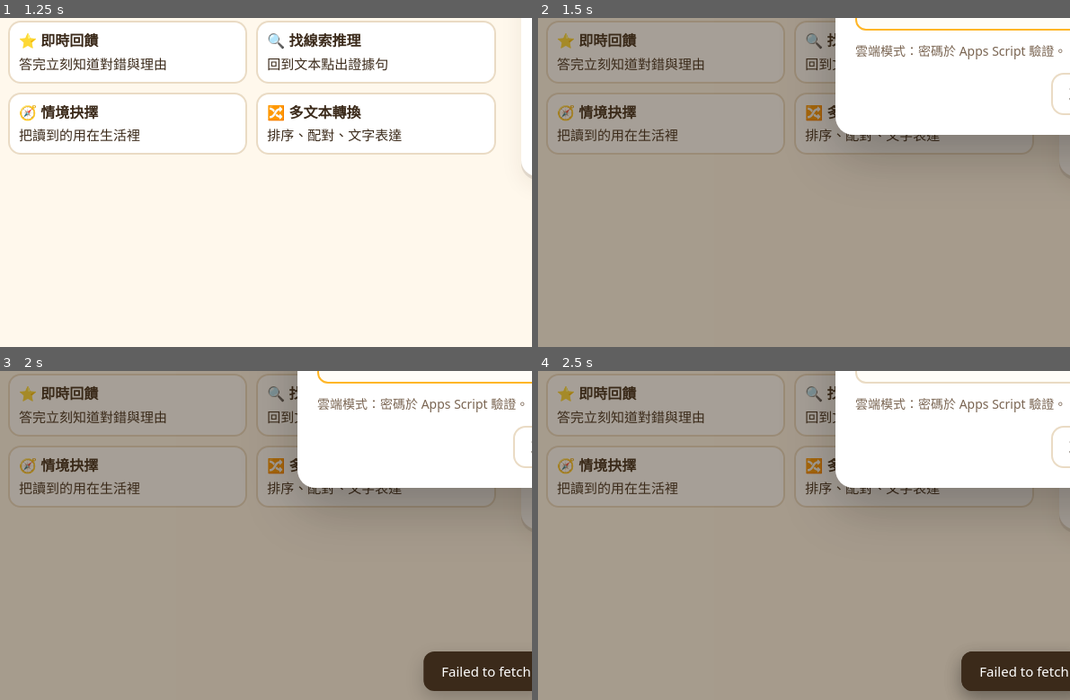
Above: before the commit, frames 1-4 (two rows, left to right).
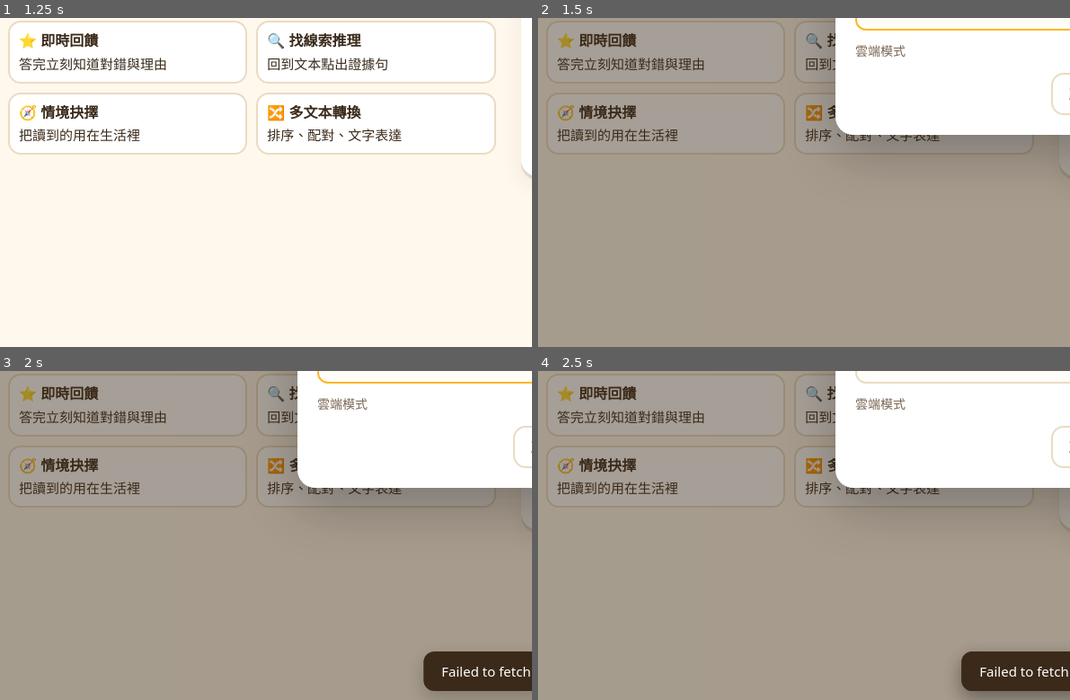
Above: after the commit, the same moments.

Repository: a-kuei-cy/reading-games
Game: browser game, page index.html
Two runs of this game, one before a commit and one after it. Both use one fixed random seed, a clock stepped at 60 frames per second and the inputs below.
Inputs (mouse positions are % of the whole screen's width and height, from its top left):
- Up to frame 1 (1.25 s): click (50, 37) at 0.27 s
- Up to frame 2 (1.5 s): click "🔧 管理" at 1.27 s
- Up to frame 3 (2 s): tap Enter at 1.52 s
- Up to frame 4 (2.5 s): click "登入" at 2.02 s
The pictures show only the part of the screen within x 4-54%, y 50-100%; the shares and areas given below are measured in that part.

Frame 1 is identical in both runs. In frame 2, 0.4% of the frame differs, in the area x 70-99%, y 8-13%; in frame 3, 0.4%; in frame 4, 0.4%.

Commit message:
Update index.html

Diff:
--- a/index.html
+++ b/index.html
@@ -843,7 +843,7 @@
 function openAdmin() {
   if (ADMIN.pw) { go('admin'); renderAdmin(); return; }
   modal(`<h3>🔐 管理者登入</h3><div class="field"><label>管理密碼</label><input type="password" id="admPw" placeholder="請輸入密碼"></div>
-    <div class="hint" style="margin-bottom:12px">${API.cloud() ? '雲端模式：密碼於 Apps Script 驗證。' : '本機示範模式：預設密碼 ' + CONFIG.DEFAULT_PW + '（登入後請到「系統設定」修改或連接試算表）。'}</div>
+    <div class="hint" style="margin-bottom:12px">${API.cloud() ? '雲端模式' : '本機示範模式：預設密碼 ' + CONFIG.DEFAULT_PW + '（登入後請到「系統設定」修改或連接試算表）。'}</div>
     <div class="btns"><button class="btn ghost" onclick="closeModal()">取消</button><button class="btn" id="admGo">登入</button></div>`, 'sm');
   const goLogin = async () => {
     const h = await sha256($('#admPw').value);
